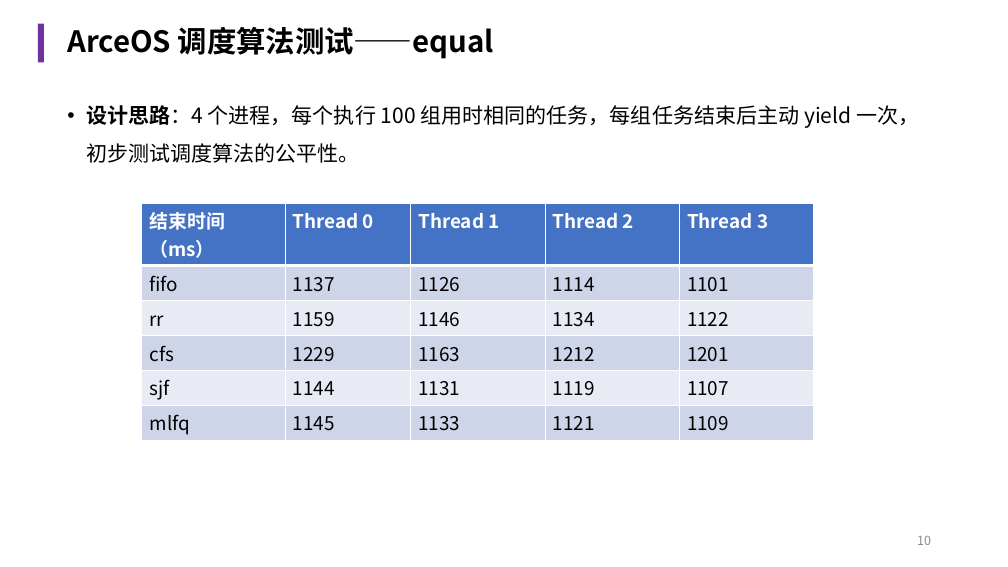
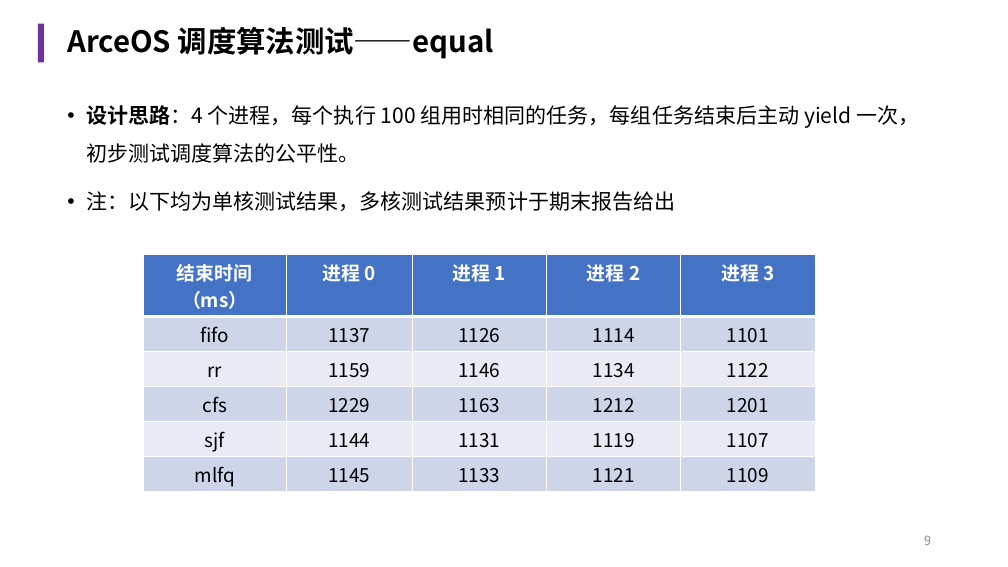
Before and after one commit to chestnut-Q/arceos-X, a slide deck: slide 9 of reports/中期报告.pptx (slide 10 before the commit). Drawn at 1008x567 pixels with LibreOffice and Linux fonts; fonts in the diff are those of the drawing. Boxes give left, top, right and bottom in pixels: in the first picture for what was removed or moved away, otherwise in the second. Text is boxed around its words. In the diff, an @@ line names an element or a change of style, - is before the commit and + after.

```diff
--- a/reports/中期报告.pptx
+++ b/reports/中期报告.pptx
@@ text at [86, 191, 675, 211]: paragraph added @@
+• 注：以下均为单核测试结果，多核测试结果预计于期末报告给出
@@ table at [143, 255, 815, 491] @@
-row 1: 结束时间（ms） | Thread 0 | Thread 1 | Thread 2 | Thread 3
+row 1: 结束时间（ms） | 进程 0 | 进程 1 | 进程 2 | 进程 3
@@ alignment left to centre @@
@@ table: place and size @@
-table at [142, 203, 814, 439]
+table at [143, 255, 815, 491]
@@ page number at [924, 536, 931, 545]: text changed @@
-10
+9
```
Also in this commit, not shown: 7 other slides changed, 3 slides added, 1 slide removed.
